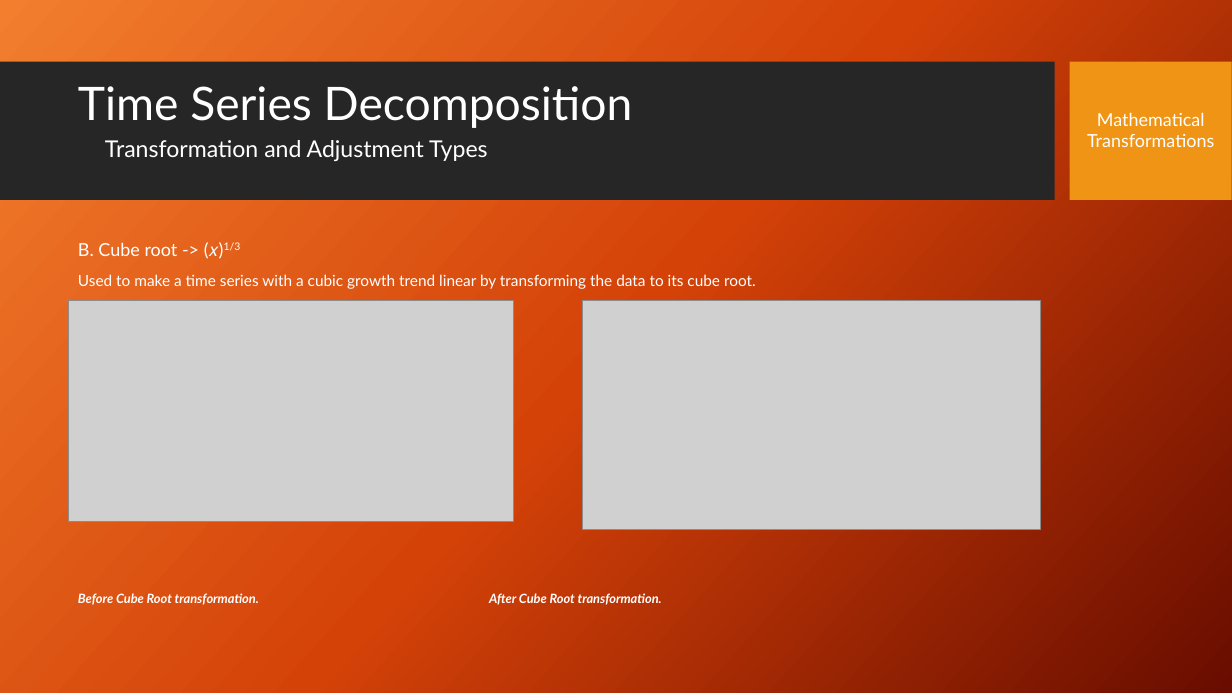
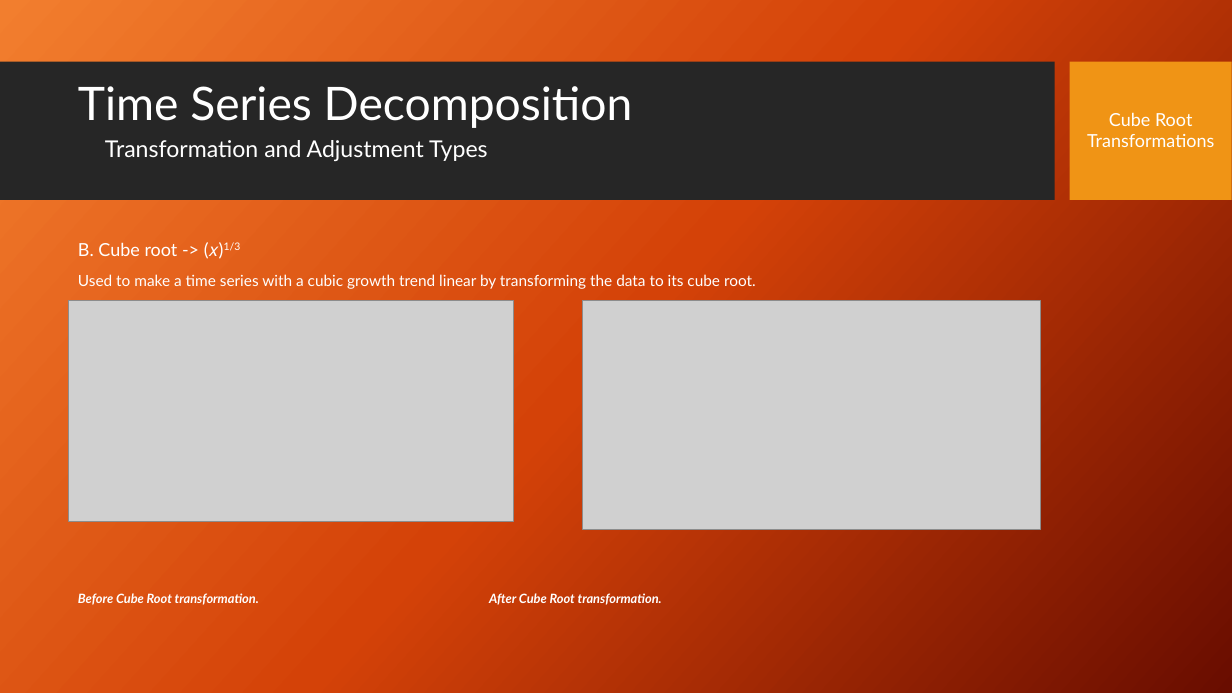
Before and after one commit to stephen-haslett/data-624, a slide deck: slide 5 of Data624TimeSeriesDecompPresentation.pptx (slide 4 before the commit). Drawn at 1232x693 pixels with LibreOffice and Linux fonts; fonts in the diff are those of the drawing; grey boxes stand for pictures; background and template pictures are left out. Boxes give left, top, right and bottom in pixels: in the first picture for what was removed or moved away, otherwise in the second. Text is boxed around its words. In the diff, an @@ line names an element or a change of style, - is before the commit and + after.

```diff
--- a/Data624TimeSeriesDecompPresentation.pptx
+++ b/Data624TimeSeriesDecompPresentation.pptx
@@ text at (1109,112,1192,126): text changed @@
-Mathematical
+Cube Root
```
Also in this commit, not shown: 5 other slides changed, 3 slides added.
